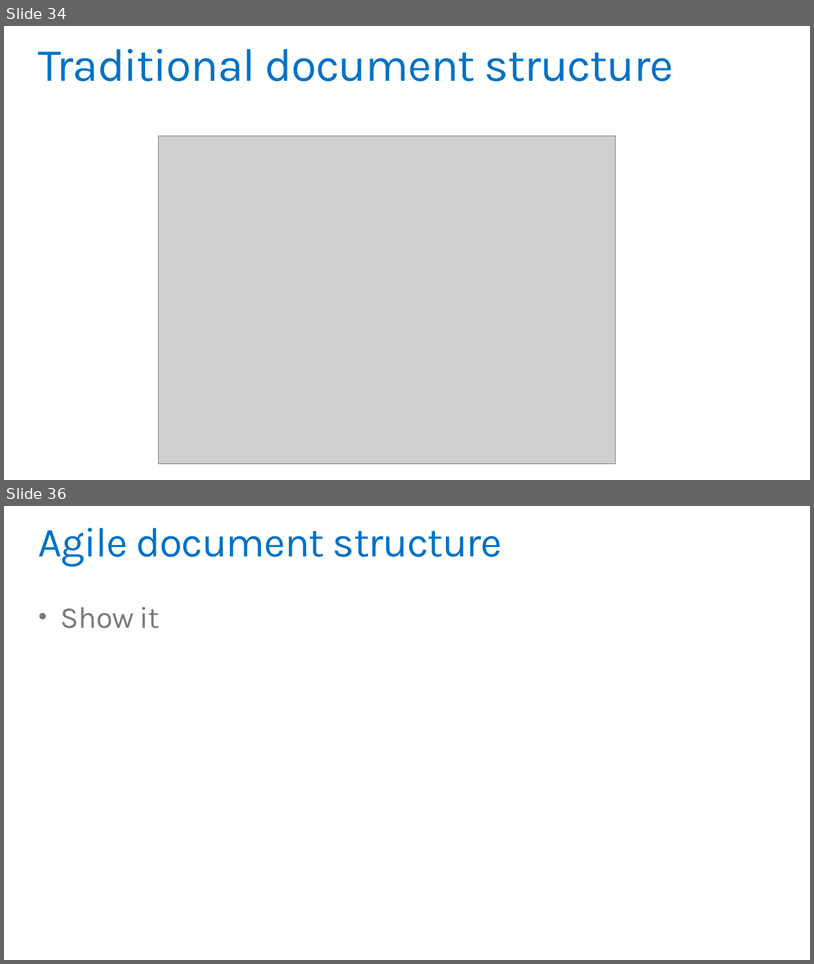
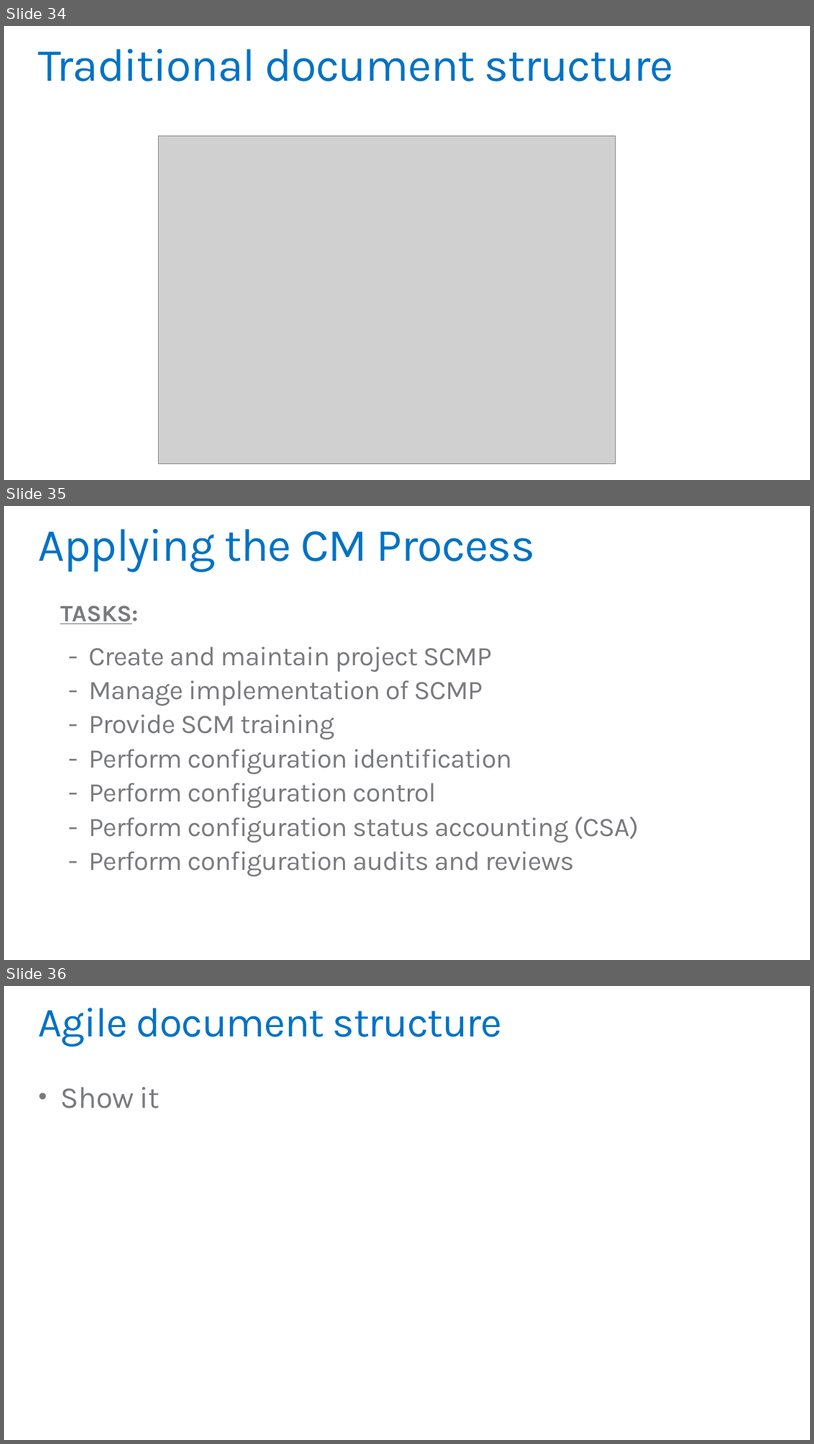
Before and after one commit to daotk/cdkpt, a slide deck: SPQM/Team Assignment/Final/CM_Final_0501.pptx. Shown one above the other, each under a label of ours: slides 34 and 36 before the commit, slides 34, 35 and 36 after it; the slides between them are not shown. The pictures are 814x964 and 814x1444 pixels, drawn with LibreOffice and Linux fonts; fonts in the diff are those of the drawing; grey boxes stand for pictures. Boxes give left, top, right and bottom in pixels: in the first picture for what was removed or moved away, otherwise in the second. Text is boxed around its words. In the diff, an @@ line names an element or a change of style, - is before the commit and + after.

```diff
--- a/SPQM/Team Assignment/Final/CM_Final_0501.pptx
+++ b/SPQM/Team Assignment/Final/CM_Final_0501.pptx
@@ slide 35 added at (x1=4, y1=506, x2=810, y2=960), background #FFFFFF @@
@@ title added at (x1=39, y1=529, x2=535, y2=572), 55 pt, text #0072C6 @@
+Applying the CM Process
@@ text added at (x1=60, y1=605, x2=138, y2=624), 28 pt, text #797A7D, bold, underline @@
+TASKS:
@@ text added at (x1=89, y1=646, x2=639, y2=876), 32 pt, text #797A7D @@
+- Create and maintain project SCMP
+- Manage implementation of SCMP
+- Provide SCM training
+- Perform configuration identification
+- Perform configuration control
+- Perform configuration status accounting (CSA)
+- Perform configuration audits and reviews
```
Also in this commit, not shown: 1 slide changed.
